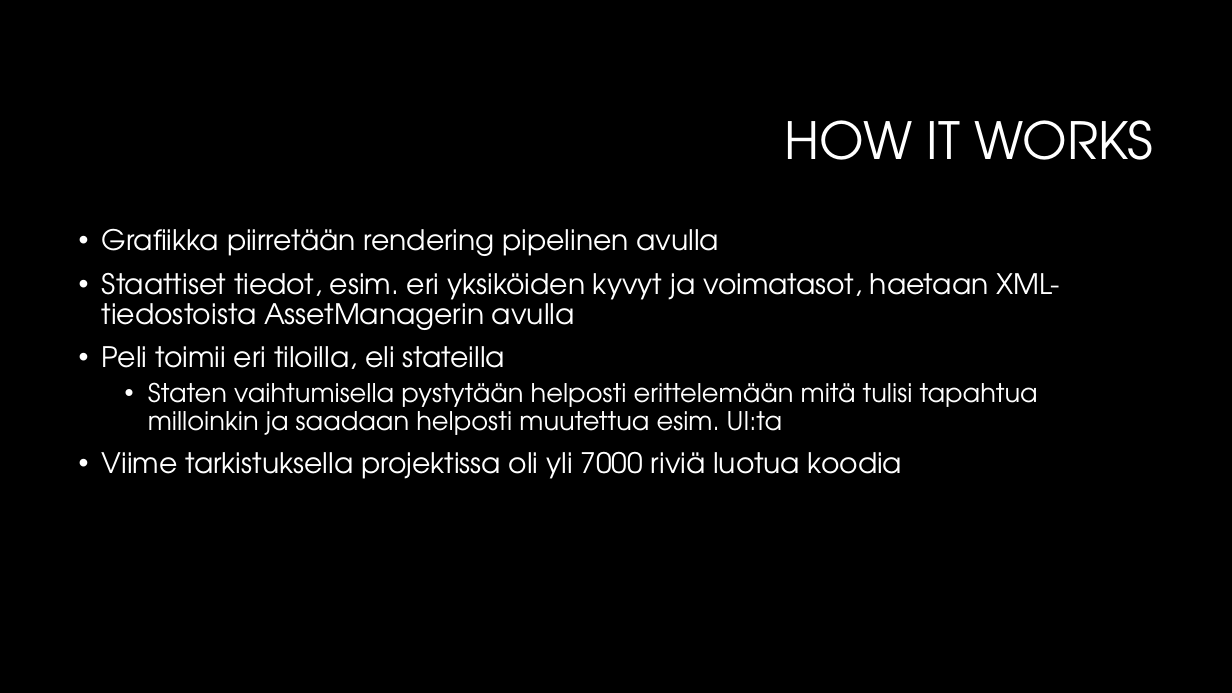
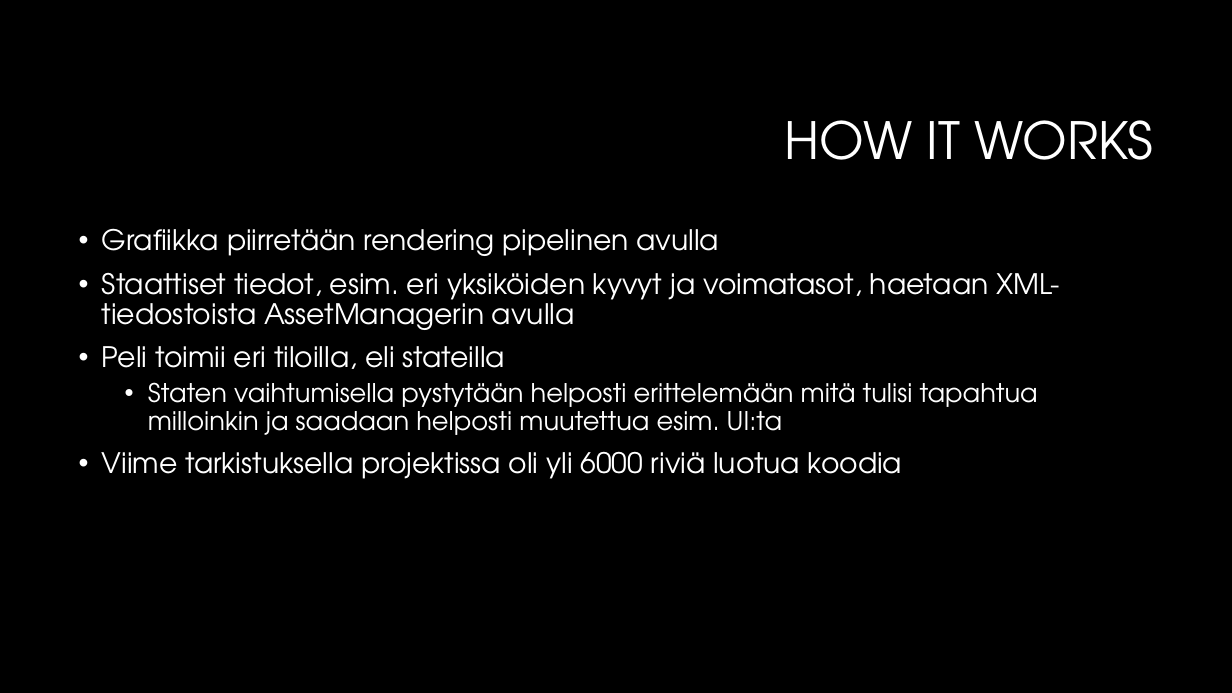
Before and after one commit to Jisti007/Mobile-Project-ideal-broccoli, a slide deck: slide 6 of documentation/presentation/Project Onslaught.pptx. Drawn at 1232x693 pixels with LibreOffice and Linux fonts; fonts in the diff are those of the drawing; background and template pictures are left out. Boxes give left, top, right and bottom in pixels: in the first picture for what was removed or moved away, otherwise in the second. Text is boxed around its words. In the diff, an @@ line names an element or a change of style, - is before the commit and + after.

Commit message:
fixed number error in presentation

```diff
--- a/documentation/presentation/Project Onslaught.pptx
+++ b/documentation/presentation/Project Onslaught.pptx
@@ text at (x1=102, y1=451, x2=902, y2=479): text changed @@
-• Viime tarkistuksella projektissa oli yli 7000 riviä luotua koodia
+• Viime tarkistuksella projektissa oli yli 6000 riviä luotua koodia
```
